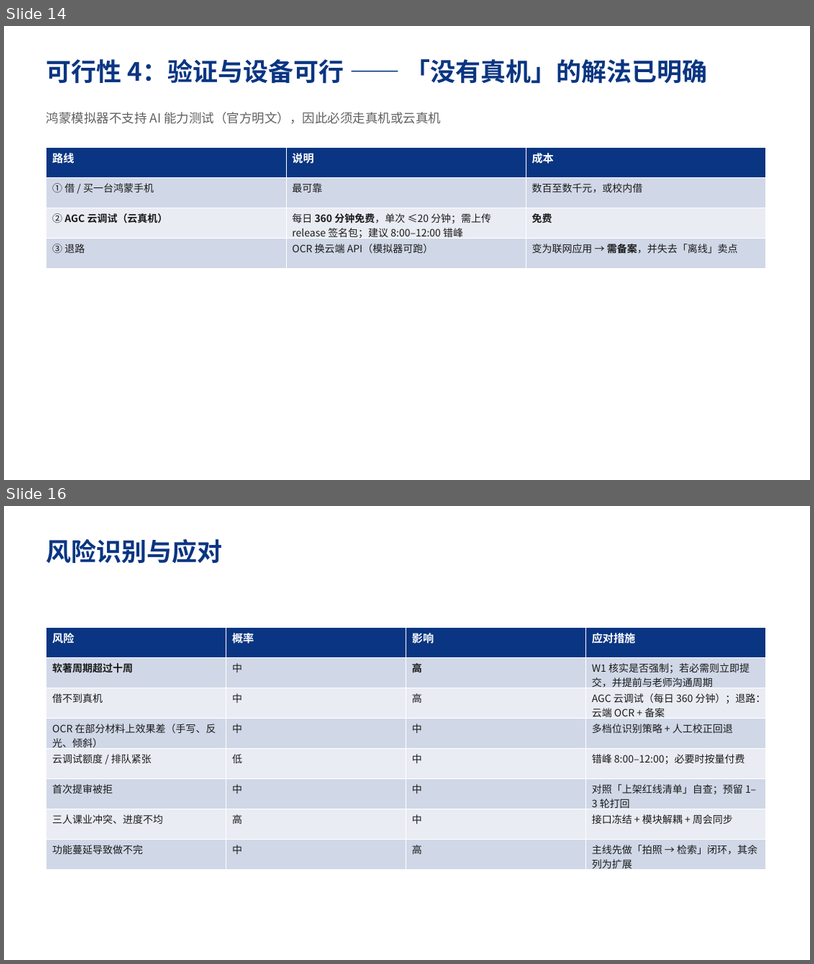
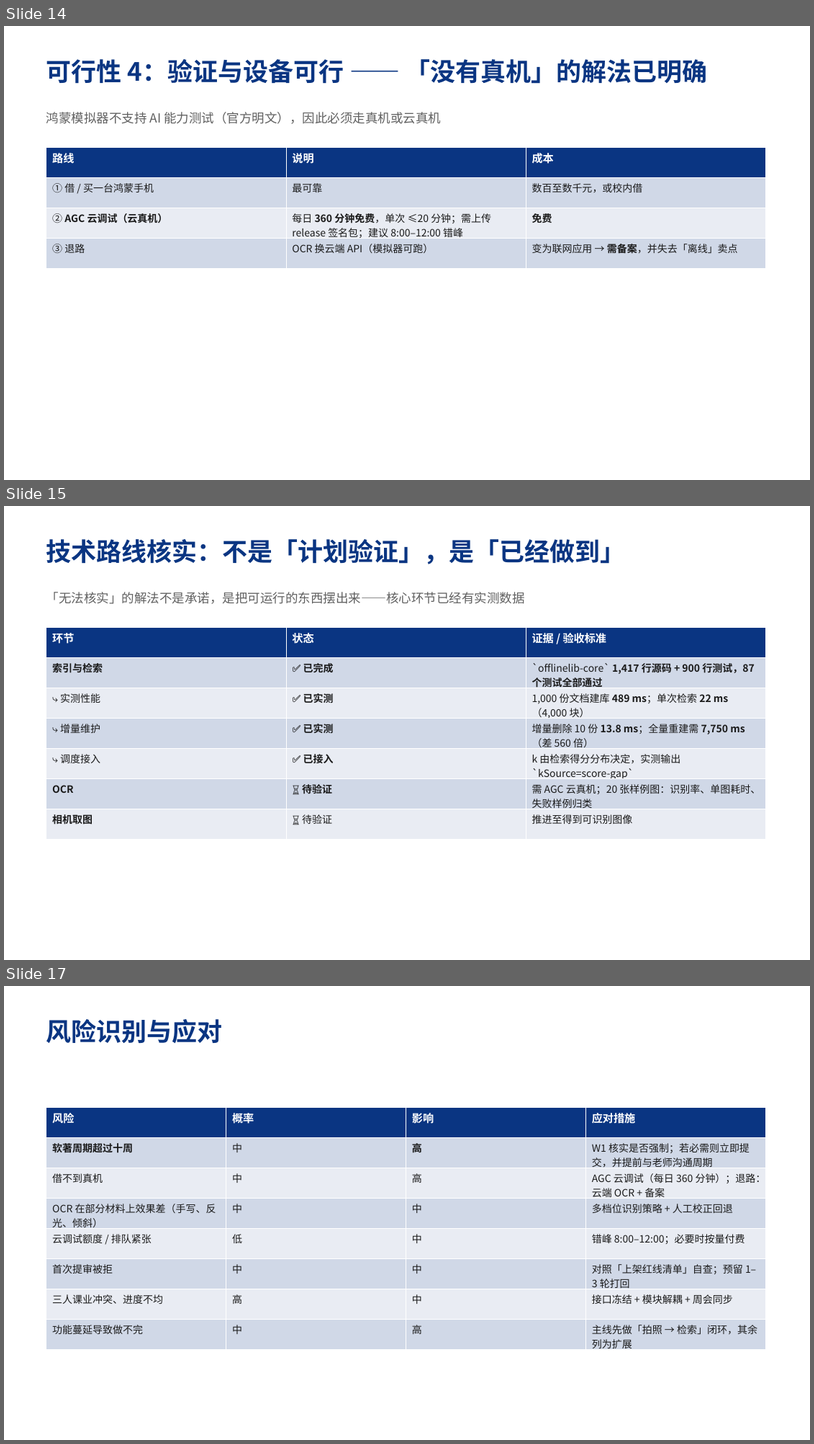
Before and after one commit to CCodeDong/agentbudget, a slide deck: deliverables/移动应用开发/立项.pptx. Shown one above the other, each under a label of ours: slides 14 and 16 before the commit, slides 14, 15 and 17 after it; the slides between them are not shown. The pictures are 814x964 and 814x1444 pixels, drawn with LibreOffice and Linux fonts; fonts in the diff are those of the drawing. Boxes give left, top, right and bottom in pixels: in the first picture for what was removed or moved away, otherwise in the second. Text is boxed around its words. In the diff, an @@ line names an element or a change of style, - is before the commit and + after.

Commit message:
两份立项 PPT 加入真实进度（按 A 的结构 + B 的实际状态）
移动应用开发（29 页）
- 新增 P16 当前进展：offlinelib-core 1417 行 / 87 测试通过 / 真实 UI 643 行
- 重写 P15：从「计划验证」改为「已实测」——建库 489ms、检索 22ms、增量删除快 560 倍
- P25 改为十二周并说明原因（软著 20-30 工作日）；P26/P27 拆为已完成与待做

仓颉（18 页）
- 新增 P8 当前进展：1678 行 / 29 测试 / 88.6% 行覆盖 / 3960 次实验 / 正反实验已得结论
- 保留原稿结构与老师认可的部分不动

两份修改说明同步更新页数与待办

```diff
--- a/deliverables/移动应用开发/立项.pptx
+++ b/deliverables/移动应用开发/立项.pptx
@@ slide 15 added at <box>4,506,810,960</box>, background #FFFFFF @@
@@ text added at <box>46,539,626,564</box>, 30 pt, text #0A3582, bold @@
+技术路线核实：不是「计划验证」，是「已经做到」
@@ text added at <box>46,592,525,604</box>, 15 pt, text #606060 @@
+「无法核实」的解法不是承诺，是把可运行的东西摆出来——核心环节已经有实测数据
@@ table added at <box>46,627,767,839</box>, 7 rows, 3 columns @@
+环节 | 状态 | 证据 / 验收标准
+索引与检索 | ✅ 已完成 | `offlinelib-core` 1,417 行源码 + 900 行测试，87 个测试全部通过
+⤷ 实测性能 | ✅ 已实测 | 1,000 份文档建库 489 ms；单次检索 22 ms（4,000 块）
+⤷ 增量维护 | ✅ 已实测 | 增量删除 10 份 13.8 ms；全量重建需 7,750 ms（差 560 倍）
+⤷ 调度接入 | ✅ 已接入 | k 由检索得分分布决定，实测输出 `kSource=score-gap`
+OCR | ⏳ 待验证 | 需 AGC 云真机；20 张样例图：识别率、单图耗时、失败样例归类
+相机取图 | ⏳ 待验证 | 推进至得到可识别图像
@@ what was slide 16 is now slide 17 @@
```
Also in this commit, not shown: 3 slides changed, 2 other slides added, 2 slides removed, 6 other files.
